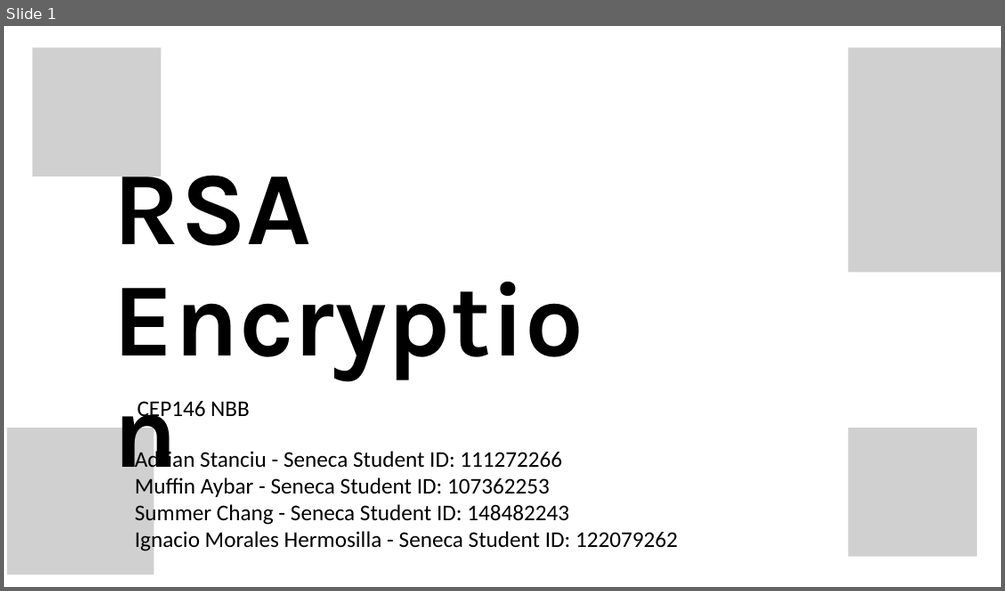
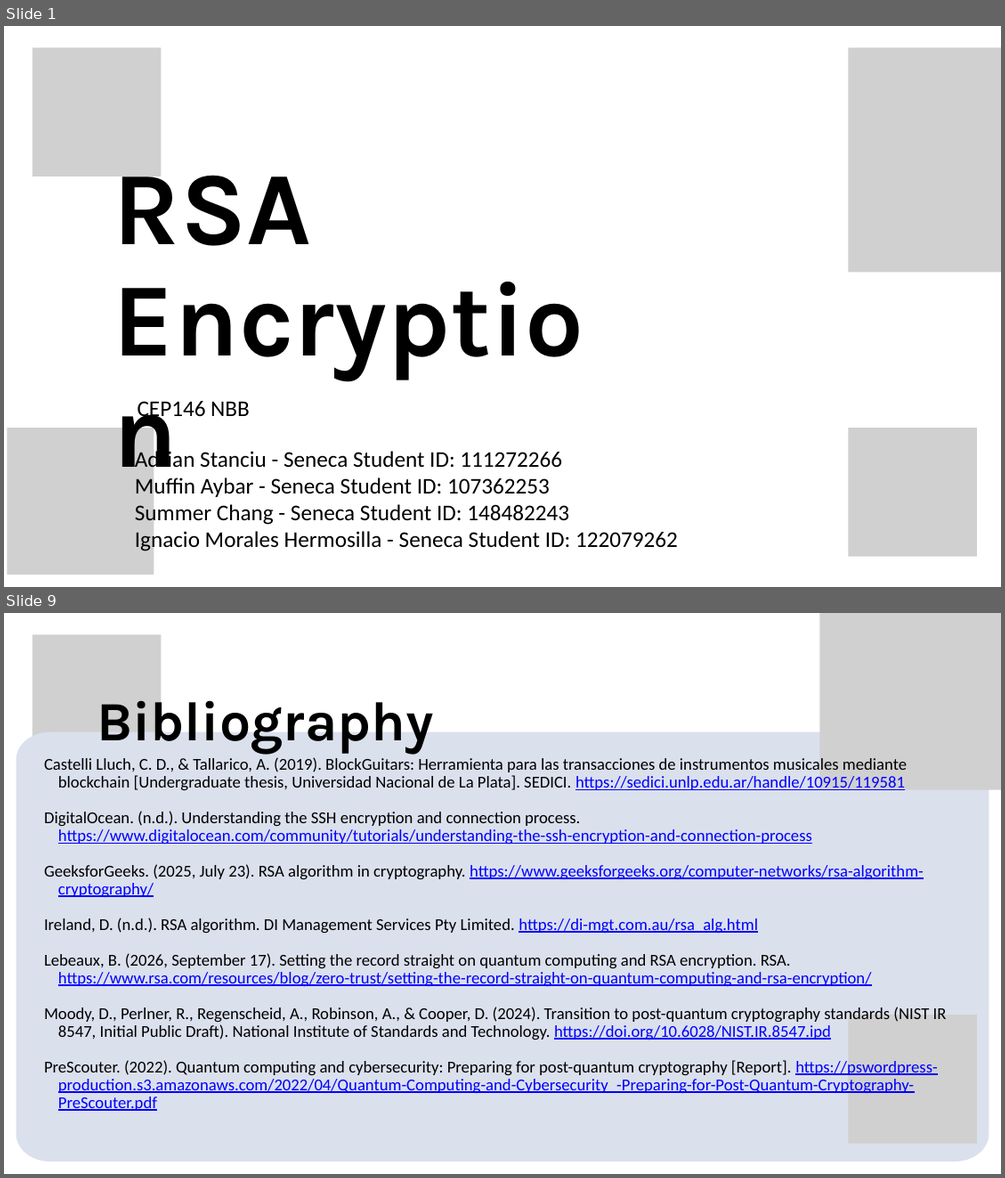
Before and after one commit to Muffinszer/cep146-teamproject1, a slide deck: RSA Encryption.pptx. Shown one above the other, each under a label of ours: slide 1 before the commit, slides 1 and 9 after it; the slides between them are not shown. The pictures are 1005x591 and 1005x1178 pixels, drawn with LibreOffice and Linux fonts; fonts in the diff are those of the drawing; grey boxes stand for pictures; background and template pictures are left out. Boxes give left, top, right and bottom in pixels: in the first picture for what was removed or moved away, otherwise in the second. Text is boxed around its words. In the diff, an @@ line names an element or a change of style, - is before the commit and + after.

```diff
--- a/RSA Encryption.pptx
+++ b/RSA Encryption.pptx
@@ slide 9 added at (4,613,1001,1174), background #FFFFFF @@
@@ picture added at (32,634,161,763) @@
@@ picture added at (819,613,1001,790) @@
@@ text added at (97,700,433,754), 80 pt, text #000000, bold @@
+Bibliography
@@ freeform shape added at (16,732,988,1161), fill #DBE0ED @@
@@ text added at (44,757,947,1111), 24 pt, text #000000 @@
+  Castelli Lluch, C. D., & Tallarico, A. (2019). BlockGuitars: Herramienta para las transacciones de instrumentos musicales mediante blockchain [Undergraduate thesis, Universidad Nacional de La Plata]. SEDICI. https://sedici.unlp.edu.ar/handle/10915/119581
+  DigitalOcean. (n.d.). Understanding the SSH encryption and connection process. https://www.digitalocean.com/community/tutorials/understanding-the-ssh-encryption-and-connection-process
+  GeeksforGeeks. (2025, July 23). RSA algorithm in cryptography. https://www.geeksforgeeks.org/computer-networks/rsa-algorithm-cryptography/
+  Ireland, D. (n.d.). RSA algorithm. DI Management Services Pty Limited. https://di-mgt.com.au/rsa_alg.html
+  Lebeaux, B. (2026, September 17). Setting the record straight on quantum computing and RSA encryption. RSA. https://www.rsa.com/resources/blog/zero-trust/setting-the-record-straight-on-quantum-computing-and-rsa-encryption/
+  Moody, D., Perlner, R., Regenscheid, A., Robinson, A., & Cooper, D. (2024). Transition to post-quantum cryptography standards (NIST IR 8547, Initial Public Draft). National Institute of Standards and Technology. https://doi.org/10.6028/NIST.IR.8547.ipd
+  PreScouter. (2022). Quantum computing and cybersecurity: Preparing for post-quantum cryptography [Report]. https://pswordpress-production.s3.amazonaws.com/2022/04/Quantum-Computing-and-Cybersecurity_-Preparing-for-Post-Quantum-Cryptography-PreScouter.pdf
@@ picture added at (849,1014,977,1143) @@
```
Also in this commit, not shown: 8 slides changed.
